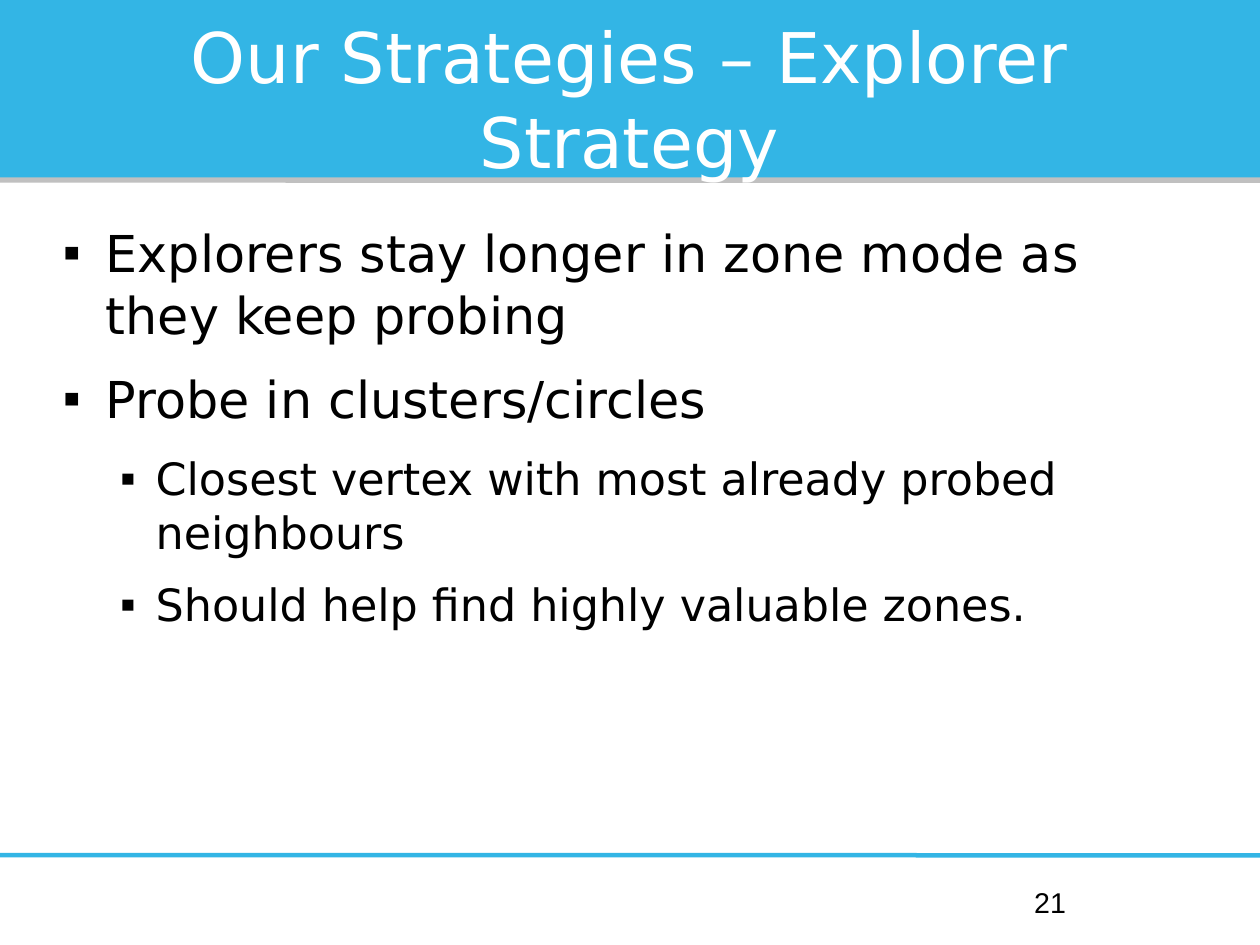
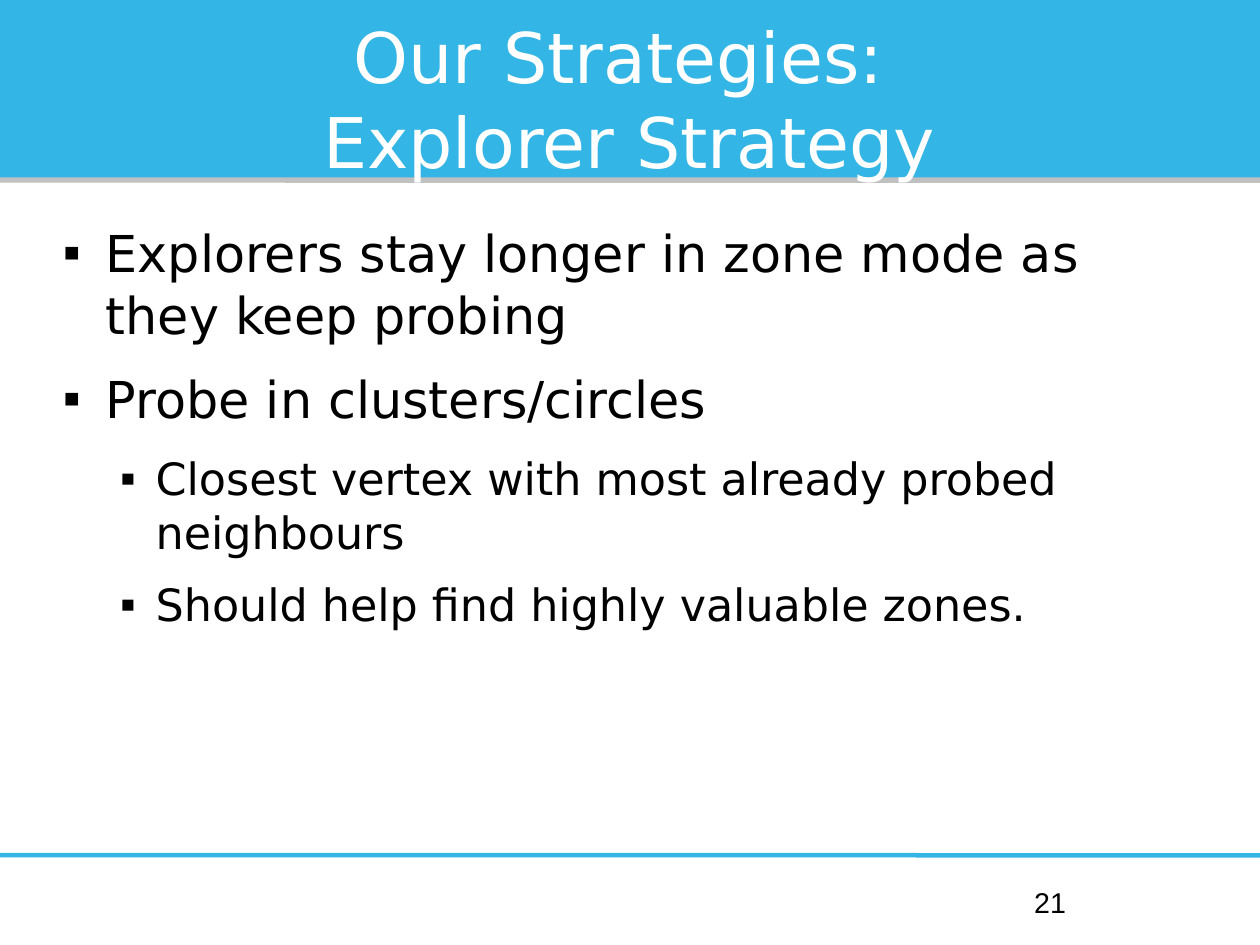
Before and after one commit to Institute-Web-Science-and-Technologies/mapc, a slide deck: slide 21 of Oberseminar/presentation.odp. Drawn at 1260x945 pixels with LibreOffice and Linux fonts; fonts in the diff are those of the drawing. Boxes give left, top, right and bottom in pixels: in the first picture for what was removed or moved away, otherwise in the second. Text is boxed around its words. In the diff, an @@ line names an element or a change of style, - is before the commit and + after.

```diff
--- a/Oberseminar/presentation.odp
+++ b/Oberseminar/presentation.odp
@@ title at (x1=323, y1=30, x2=935, y2=182): text changed @@
-Our Strategies – Explorer Strategy
+Our Strategies:
+Explorer Strategy
```
Also in this commit, not shown: 24 other slides changed, 1 other file.
